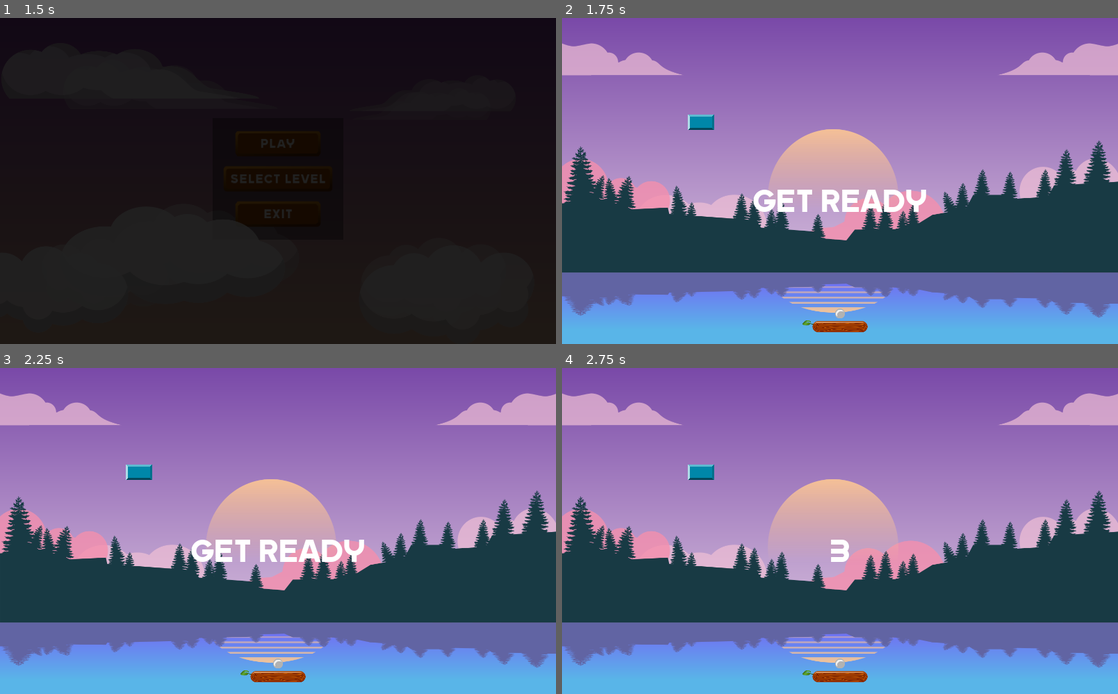
Above: before the commit, frames 1-4 (two rows, left to right).
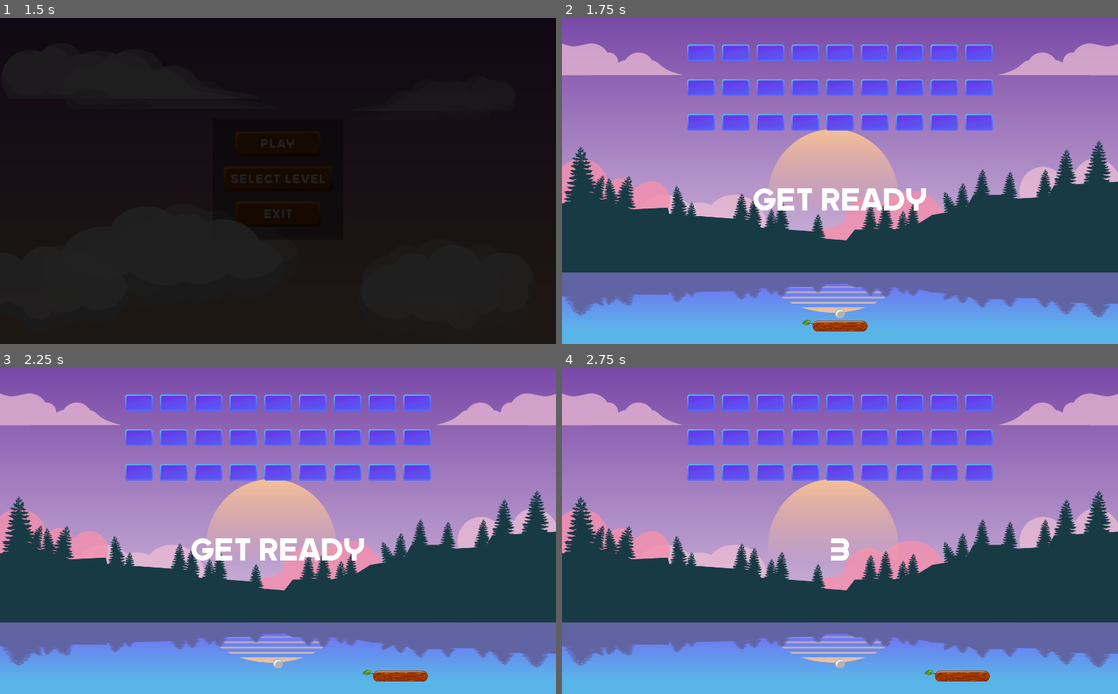
Above: after the commit, the same moments.

Repository: gruntworks/breakout
Game: Godot game, scene res://scenes/MainMenu.tscn
Same seed, same stepped clock (60 frames per second), same inputs: the game is played once before the commit and once after it. Sound files missing from this copy of the repository are replaced by a short silence.
Inputs (mouse positions are in pixels of both pictures, inside the frame that each line leads up to):
- Up to frame 1 (1.5 s): click "PLAY" at 0.5 s; click "PLAY" at 1.25 s
- Up to frame 2 (1.75 s): no input
- Up to frame 3 (2.25 s): tap Enter at 2 s; move the mouse to (400, 514) at 2.02 s; hold Right (ui_right) from 2.03 s (still down)
- Up to frame 4 (2.75 s): keep holding Right (ui_right)

Frame 1 is identical in both runs. In frame 2, 7.4% of the frame differs, in the area x 22-78%, y 8-97%; in frame 3, 7.9%; in frame 4, 7.6%.

Commit message:
Adds new bricks, handles player mouse movement

Diff:
--- a/levels/level_1.tscn
+++ b/levels/level_1.tscn
@@ -19,3 +19,107 @@
 [node name="Brick12" parent="Breakables" instance=ExtResource( 1 )]
 position = Vector2( 256, 192 )
 scale = Vector2( 3, 3 )
+
+[node name="Brick13" parent="Breakables" instance=ExtResource( 1 )]
+position = Vector2( 768, 192 )
+scale = Vector2( 3, 3 )
+
+[node name="Brick14" parent="Breakables" instance=ExtResource( 1 )]
+position = Vector2( 704, 192 )
+scale = Vector2( 3, 3 )
+
+[node name="Brick15" parent="Breakables" instance=ExtResource( 1 )]
+position = Vector2( 640, 192 )
+scale = Vector2( 3, 3 )
+
+[node name="Brick16" parent="Breakables" instance=ExtResource( 1 )]
+position = Vector2( 576, 192 )
+scale = Vector2( 3, 3 )
+
+[node name="Brick17" parent="Breakables" instance=ExtResource( 1 )]
+position = Vector2( 512, 192 )
+scale = Vector2( 3, 3 )
+
+[node name="Brick18" parent="Breakables" instance=ExtResource( 1 )]
+position = Vector2( 448, 192 )
+scale = Vector2( 3, 3 )
+
+[node name="Brick19" parent="Breakables" instance=ExtResource( 1 )]
+position = Vector2( 384, 192 )
+scale = Vector2( 3, 3 )
+
+[node name="Brick20" parent="Breakables" instance=ExtResource( 1 )]
+position = Vector2( 320, 192 )
+scale = Vector2( 3, 3 )
+
+[node name="Brick21" parent="Breakables" instance=ExtResource( 1 )]
+position = Vector2( 256, 128 )
+scale = Vector2( 3, 3 )
+
+[node name="Brick22" parent="Breakables" instance=ExtResource( 1 )]
+position = Vector2( 768, 128 )
+scale = Vector2( 3, 3 )
+
+[node name="Brick23" parent="Breakables" instance=ExtResource( 1 )]
+position = Vector2( 704, 128 )
+scale = Vector2( 3, 3 )
+
+[node name="Brick24" parent="Breakables" instance=ExtResource( 1 )]
+position = Vector2( 640, 128 )
+scale = Vector2( 3, 3 )
+
+[node name="Brick25" parent="Breakables" instance=ExtResource( 1 )]
+position = Vector2( 576, 128 )
+scale = Vector2( 3, 3 )
+
+[node name="Brick26" parent="Breakables" instance=ExtResource( 1 )]
+position = Vector2( 512, 128 )
+scale = Vector2( 3, 3 )
+
+[node name="Brick27" parent="Breakables" instance=ExtResource( 1 )]
+position = Vector2( 448, 128 )
+scale = Vector2( 3, 3 )
+
+[node name="Brick28" parent="Breakables" instance=ExtResource( 1 )]
+position = Vector2( 384, 128 )
+scale = Vector2( 3, 3 )
+
+[node name="Brick29" parent="Breakables" instance=ExtResource( 1 )]
+position = Vector2( 320, 128 )
+scale = Vector2( 3, 3 )
+
+[node name="Brick30" parent="Breakables" instance=ExtResource( 1 )]
+position = Vector2( 256, 64 )
+scale = Vector2( 3, 3 )
+
+[node name="Brick31" parent="Breakables" instance=ExtResource( 1 )]
+position = Vector2( 768, 64 )
+scale = Vector2( 3, 3 )
+
+[node name="Brick32" parent="Breakables" instance=ExtResource( 1 )]
+position = Vector2( 704, 64 )
+scale = Vector2( 3, 3 )
+
+[node name="Brick33" parent="Breakables" instance=ExtResource( 1 )]
+position = Vector2( 640, 64 )
+scale = Vector2( 3, 3 )
+
+[node name="Brick34" parent="Breakables" instance=ExtResource( 1 )]
+position = Vector2( 576, 64 )
+scale = Vector2( 3, 3 )
+
+[node name="Brick35" parent="Breakables" instance=ExtResource( 1 )]
+position = Vector2( 512, 64 )
+scale = Vector2( 3, 3 )
+
+[node name="Brick36" parent="Breakables" instance=ExtResource( 1 )]
+position = Vector2( 448, 64 )
+scale = Vector2( 3, 3 )
+
+[node name="Brick37" parent="Breakables" instance=ExtResource( 1 )]
+position = Vector2( 384, 64 )
+scale = Vector2( 3, 3 )
+
+[node name="Brick38" parent="Breakables" instance=ExtResource( 1 )]
+position = Vector2( 320, 64 )
+scale = Vector2( 3, 3 )
--- a/levels/level_1d.tscn
+++ /dev/null
@@ -1,125 +0,0 @@
-[gd_scene load_steps=3 format=2]
-
-[ext_resource path="res://scenes/Brick.tscn" type="PackedScene" id=1]
-[ext_resource path="res://assets/backgrounds/01.png" type="Texture" id=2]
-
-[node name="Level_1" type="Node2D"]
-
-[node name="TextureRect" type="TextureRect" parent="."]
-margin_right = 40.0
-margin_bottom = 40.0
-rect_scale = Vector2( 0.64, 0.666 )
-texture = ExtResource( 2 )
-__meta__ = {
-"_edit_use_anchors_": false
-}
-
-[node name="Breakables" type="Node2D" parent="."]
-
-[node name="Brick12" parent="Breakables" instance=ExtResource( 1 )]
-position = Vector2( 256, 192 )
-scale = Vector2( 3, 3 )
-
-[node name="Brick13" parent="Breakables" instance=ExtResource( 1 )]
-position = Vector2( 768, 192 )
-scale = Vector2( 3, 3 )
-
-[node name="Brick14" parent="Breakables" instance=ExtResource( 1 )]
-position = Vector2( 704, 192 )
-scale = Vector2( 3, 3 )
-
-[node name="Brick15" parent="Breakables" instance=ExtResource( 1 )]
-position = Vector2( 640, 192 )
-scale = Vector2( 3, 3 )
-
-[node name="Brick16" parent="Breakables" instance=ExtResource( 1 )]
-position = Vector2( 576, 192 )
-scale = Vector2( 3, 3 )
-
-[node name="Brick17" parent="Breakables" instance=ExtResource( 1 )]
-position = Vector2( 512, 192 )
-scale = Vector2( 3, 3 )
-
-[node name="Brick18" parent="Breakables" instance=ExtResource( 1 )]
-position = Vector2( 448, 192 )
-scale = Vector2( 3, 3 )
-
-[node name="Brick19" parent="Breakables" instance=ExtResource( 1 )]
-position = Vector2( 384, 192 )
-scale = Vector2( 3, 3 )
-
-[node name="Brick20" parent="Breakables" instance=ExtResource( 1 )]
-position = Vector2( 320, 192 )
-scale = Vector2( 3, 3 )
-
-[node name="Brick21" parent="Breakables" instance=ExtResource( 1 )]
-position = Vector2( 256, 128 )
-scale = Vector2( 3, 3 )
-
-[node name="Brick22" parent="Breakables" instance=ExtResource( 1 )]
-position = Vector2( 768, 128 )
-scale = Vector2( 3, 3 )
-
-[node name="Brick23" parent="Breakables" instance=ExtResource( 1 )]
-position = Vector2( 704, 128 )
-scale = Vector2( 3, 3 )
-
-[node name="Brick24" parent="Breakables" instance=ExtResource( 1 )]
-position = Vector2( 640, 128 )
-scale = Vector2( 3, 3 )
-
-[node name="Brick25" parent="Breakables" instance=ExtResource( 1 )]
-position = Vector2( 576, 128 )
-scale = Vector2( 3, 3 )
-
-[node name="Brick26" parent="Breakables" instance=ExtResource( 1 )]
-position = Vector2( 512, 128 )
-scale = Vector2( 3, 3 )
-
-[node name="Brick27" parent="Breakables" instance=ExtResource( 1 )]
-position = Vector2( 448, 128 )
-scale = Vector2( 3, 3 )
-
-[node name="Brick28" parent="Breakables" instance=ExtResource( 1 )]
-position = Vector2( 384, 128 )
-scale = Vector2( 3, 3 )
-
-[node name="Brick29" parent="Breakables" instance=ExtResource( 1 )]
-position = Vector2( 320, 128 )
-scale = Vector2( 3, 3 )
-
-[node name="Brick30" parent="Breakables" instance=ExtResource( 1 )]
-position = Vector2( 256, 64 )
-scale = Vector2( 3, 3 )
-
-[node name="Brick31" parent="Breakables" instance=ExtResource( 1 )]
-position = Vector2( 768, 64 )
-scale = Vector2( 3, 3 )
-
-[node name="Brick32" parent="Breakables" instance=ExtResource( 1 )]
-position = Vector2( 704, 64 )
-scale = Vector2( 3, 3 )
-
-[node name="Brick33" parent="Breakables" instance=ExtResource( 1 )]
-position = Vector2( 640, 64 )
-scale = Vector2( 3, 3 )
-
-[node name="Brick34" parent="Breakables" instance=ExtResource( 1 )]
-position = Vector2( 576, 64 )
-scale = Vector2( 3, 3 )
-
-[node name="Brick35" parent="Breakables" instance=ExtResource( 1 )]
-position = Vector2( 512, 64 )
-scale = Vector2( 3, 3 )
-
-[node name="Brick36" parent="Breakables" instance=ExtResource( 1 )]
-position = Vector2( 448, 64 )
-scale = Vector2( 3, 3 )
-
-[node name="Brick37" parent="Breakables" instance=ExtResource( 1 )]
-position = Vector2( 384, 64 )
-scale = Vector2( 3, 3 )
-
-[node name="Brick38" parent="Breakables" instance=ExtResource( 1 )]
-position = Vector2( 320, 64 )
-scale = Vector2( 3, 3 )
--- /dev/null
+++ b/levels/level_1t.tscn
@@ -0,0 +1,21 @@
+[gd_scene load_steps=3 format=2]
+
+[ext_resource path="res://scenes/Brick.tscn" type="PackedScene" id=1]
+[ext_resource path="res://assets/backgrounds/01.png" type="Texture" id=2]
+
+[node name="Level_1" type="Node2D"]
+
+[node name="TextureRect" type="TextureRect" parent="."]
+margin_right = 40.0
+margin_bottom = 40.0
+rect_scale = Vector2( 0.64, 0.666 )
+texture = ExtResource( 2 )
+__meta__ = {
+"_edit_use_anchors_": false
+}
+
+[node name="Breakables" type="Node2D" parent="."]
+
+[node name="Brick12" parent="Breakables" instance=ExtResource( 1 )]
+position = Vector2( 256, 192 )
+scale = Vector2( 3, 3 )
--- a/levels/level_2.tscn
+++ b/levels/level_2.tscn
@@ -16,6 +16,52 @@
 
 [node name="Breakables" type="Node2D" parent="."]
 
+[node name="Bubble" parent="Breakables" instance=ExtResource( 1 )]
+position = Vector2( 312, 112 )
+
+[node name="Bubble2" parent="Breakables" instance=ExtResource( 1 )]
+position = Vector2( 408, 112 )
+
+[node name="Bubble3" parent="Breakables" instance=ExtResource( 1 )]
+position = Vector2( 504, 112 )
+
+[node name="Bubble4" parent="Breakables" instance=ExtResource( 1 )]
+position = Vector2( 608, 112 )
+
+[node name="Bubble5" parent="Breakables" instance=ExtResource( 1 )]
+position = Vector2( 712, 112 )
+
+[node name="Bubble6" parent="Breakables" instance=ExtResource( 1 )]
+position = Vector2( 312, 192 )
+
+[node name="Bubble7" parent="Breakables" instance=ExtResource( 1 )]
+position = Vector2( 408, 192 )
+
+[node name="Bubble8" parent="Breakables" instance=ExtResource( 1 )]
+position = Vector2( 504, 192 )
+
+[node name="Bubble9" parent="Breakables" instance=ExtResource( 1 )]
+position = Vector2( 608, 192 )
+
+[node name="Bubble10" parent="Breakables" instance=ExtResource( 1 )]
+position = Vector2( 712, 192 )
+
 [node name="Bubble11" parent="Breakables" instance=ExtResource( 1 )]
 position = Vector2( 312, 272 )
 rotation = -0.0019838
+
+[node name="Bubble12" parent="Breakables" instance=ExtResource( 1 )]
+position = Vector2( 408, 272 )
+rotation = -0.0019838
+
+[node name="Bubble13" parent="Breakables" instance=ExtResource( 1 )]
+position = Vector2( 504, 272 )
+rotation = -0.0019838
+
+[node name="Bubble14" parent="Breakables" instance=ExtResource( 1 )]
+position = Vector2( 608, 272 )
+rotation = -0.0019838
+
+[node name="Bubble15" parent="Breakables" instance=ExtResource( 1 )]
+position = Vector2( 712, 272 )
+rotation = -0.0019838
--- a/levels/level_2d.tscn
+++ /dev/null
@@ -1,67 +0,0 @@
-[gd_scene load_steps=3 format=2]
-
-[ext_resource path="res://scenes/Bubble.tscn" type="PackedScene" id=1]
-[ext_resource path="res://assets/backgrounds/02.png" type="Texture" id=2]
-
-[node name="Level_2" type="Node2D"]
-
-[node name="TextureRect" type="TextureRect" parent="."]
-margin_right = 1600.0
-margin_bottom = 900.0
-rect_scale = Vector2( 0.64, 0.666 )
-texture = ExtResource( 2 )
-__meta__ = {
-"_edit_use_anchors_": false
-}
-
-[node name="Breakables" type="Node2D" parent="."]
-
-[node name="Bubble" parent="Breakables" instance=ExtResource( 1 )]
-position = Vector2( 312, 112 )
-
-[node name="Bubble2" parent="Breakables" instance=ExtResource( 1 )]
-position = Vector2( 408, 112 )
-
-[node name="Bubble3" parent="Breakables" instance=ExtResource( 1 )]
-position = Vector2( 504, 112 )
-
-[node name="Bubble4" parent="Breakables" instance=ExtResource( 1 )]
-position = Vector2( 608, 112 )
-
-[node name="Bubble5" parent="Breakables" instance=ExtResource( 1 )]
-position = Vector2( 712, 112 )
-
-[node name="Bubble6" parent="Breakables" instance=ExtResource( 1 )]
-position = Vector2( 312, 192 )
-
-[node name="Bubble7" parent="Breakables" instance=ExtResource( 1 )]
-position = Vector2( 408, 192 )
-
-[node name="Bubble8" parent="Breakables" instance=ExtResource( 1 )]
-position = Vector2( 504, 192 )
-
-[node name="Bubble9" parent="Breakables" instance=ExtResource( 1 )]
-position = Vector2( 608, 192 )
-
-[node name="Bubble10" parent="Breakables" instance=ExtResource( 1 )]
-position = Vector2( 712, 192 )
-
-[node name="Bubble11" parent="Breakables" instance=ExtResource( 1 )]
-position = Vector2( 312, 272 )
-rotation = -0.0019838
-
-[node name="Bubble12" parent="Breakables" instance=ExtResource( 1 )]
-position = Vector2( 408, 272 )
-rotation = -0.0019838
-
-[node name="Bubble13" parent="Breakables" instance=ExtResource( 1 )]
-position = Vector2( 504, 272 )
-rotation = -0.0019838
-
-[node name="Bubble14" parent="Breakables" instance=ExtResource( 1 )]
-position = Vector2( 608, 272 )
-rotation = -0.0019838
-
-[node name="Bubble15" parent="Breakables" instance=ExtResource( 1 )]
-position = Vector2( 712, 272 )
-rotation = -0.0019838
--- /dev/null
+++ b/levels/level_2t.tscn
@@ -0,0 +1,21 @@
+[gd_scene load_steps=3 format=2]
+
+[ext_resource path="res://scenes/Bubble.tscn" type="PackedScene" id=1]
+[ext_resource path="res://assets/backgrounds/02.png" type="Texture" id=2]
+
+[node name="Level_2" type="Node2D"]
+
+[node name="TextureRect" type="TextureRect" parent="."]
+margin_right = 1600.0
+margin_bottom = 900.0
+rect_scale = Vector2( 0.64, 0.666 )
+texture = ExtResource( 2 )
+__meta__ = {
+"_edit_use_anchors_": false
+}
+
+[node name="Breakables" type="Node2D" parent="."]
+
+[node name="Bubble11" parent="Breakables" instance=ExtResource( 1 )]
+position = Vector2( 312, 272 )
+rotation = -0.0019838
--- a/project.godot
+++ b/project.godot
@@ -26,6 +26,7 @@
 
 [display]
 
+window/size/fullscreen=true
 window/stretch/mode="2d"
 
 [gdnative]
--- a/scenes/Ball.tscn
+++ b/scenes/Ball.tscn
@@ -26,6 +26,6 @@
 
 [node name="BallHitAudio" type="AudioStreamPlayer" parent="."]
 stream = ExtResource( 3 )
-volume_db = 1.0
+volume_db = -5.0
 mix_target = 2
 [connection signal="screen_exited" from="VisibilityNotifier2D" to="." method="_on_VisibilityNotifier2D_screen_exited"]
--- a/scenes/Brick.tscn
+++ b/scenes/Brick.tscn
@@ -1,8 +1,21 @@
-[gd_scene load_steps=5 format=2]
+[gd_scene load_steps=11 format=2]
 
-[ext_resource path="res://assets/brick.01.png" type="Texture" id=1]
-[ext_resource path="res://assets/sound/brick_hit.wav" type="AudioStream" id=4]
+[ext_resource path="res://assets/Brick01/brick01.6.png" type="Texture" id=1]
+[ext_resource path="res://assets/Brick01/brick01.1.png" type="Texture" id=2]
+[ext_resource path="res://assets/Brick01/brick01.5.png" type="Texture" id=3]
+[ext_resource path="res://assets/sound/brick_poof.wav" type="AudioStream" id=4]
+[ext_resource path="res://assets/Brick01/brick01.2.png" type="Texture" id=5]
+[ext_resource path="res://assets/Brick01/brick01.3.png" type="Texture" id=6]
+[ext_resource path="res://assets/Brick01/brick01.4.png" type="Texture" id=7]
 [ext_resource path="res://scripts/destructible.gd" type="Script" id=8]
+
+[sub_resource type="SpriteFrames" id=2]
+animations = [ {
+"frames": [ ExtResource( 2 ), ExtResource( 5 ), ExtResource( 6 ), ExtResource( 7 ), ExtResource( 3 ), ExtResource( 1 ) ],
+"loop": true,
+"name": "default",
+"speed": 18.0
+} ]
 
 [sub_resource type="RectangleShape2D" id=1]
 extents = Vector2( 8.24607, 5.19242 )
@@ -12,11 +25,12 @@
 script = ExtResource( 8 )
 audio_on_destroy = ExtResource( 4 )
 
-[node name="Texture" type="Sprite" parent="."]
-scale = Vector2( 0.159616, 0.159616 )
-texture = ExtResource( 1 )
+[node name="Animation" type="AnimatedSprite" parent="."]
+scale = Vector2( 0.044364, 0.044364 )
+frames = SubResource( 2 )
 
 [node name="BodyCollision" type="CollisionShape2D" parent="."]
 shape = SubResource( 1 )
 
 [node name="onDestroyAudio" type="AudioStreamPlayer" parent="."]
+volume_db = -3.0
--- a/scenes/Bubble.tscn
+++ b/scenes/Bubble.tscn
@@ -1,7 +1,7 @@
 [gd_scene load_steps=10 format=2]
 
 [ext_resource path="res://assets/Bubble/bubble.2.01.png" type="Texture" id=1]
-[ext_resource path="res://assets/sound/water_bubble.ogg" type="AudioStream" id=2]
+[ext_resource path="res://assets/sound/bubble_pop.wav" type="AudioStream" id=2]
 [ext_resource path="res://assets/Bubble/bubble.2.05.png" type="Texture" id=3]
 [ext_resource path="res://assets/Bubble/bubble.2.04.png" type="Texture" id=4]
 [ext_resource path="res://assets/Bubble/bubble.2.02.png" type="Texture" id=5]
--- a/scenes/Main.tscn
+++ b/scenes/Main.tscn
@@ -20,6 +20,7 @@
 [node name="GameMenu" parent="." instance=ExtResource( 4 )]
 
 [node name="Walls" type="StaticBody2D" parent="."]
+z_index = 11
 collision_layer = 2147483649
 
 [node name="CollisionPolygon2D" type="CollisionPolygon2D" parent="Walls"]
@@ -51,9 +52,9 @@
 anchor_right = 0.5
 anchor_bottom = 0.5
 margin_left = -512.0
-margin_top = -258.0
+margin_top = -260.0
 margin_right = 512.0
-margin_bottom = 342.0
+margin_bottom = 340.0
 custom_fonts/font = SubResource( 1 )
 text = "Get Ready"
 align = 1
--- a/scenes/Player.tscn
+++ b/scenes/Player.tscn
@@ -15,7 +15,7 @@
 scale = Vector2( 0.380753, 0.380753 )
 texture = ExtResource( 1 )
 
-[node name="CollisionShape2D" type="CollisionShape2D" parent="."]
+[node name="BodyCollision" type="CollisionShape2D" parent="."]
 rotation = 1.5708
 scale = Vector2( 1.32, 1.32 )
 shape = SubResource( 1 )
--- a/scripts/ball.gd
+++ b/scripts/ball.gd
@@ -7,14 +7,14 @@
 func _ready() -> void:
 	direction = Vector2(-200, -300) * speed
 
-func _process(delta) -> void:
+func _physics_process(delta) -> void:
 	if(!get_parent().game_over and get_parent().game_running ):
 		var collision = move_and_collide(direction * delta)
 
 		if collision:
-#			var reflect = collision.remainder.bounce(collision.normal)
+			var reflect = collision.remainder.bounce(collision.normal)
 			direction = direction.bounce(collision.normal)
-#			move_and_collide(reflect)
+			move_and_collide(reflect)
 			if(collision.collider.name == "Walls" || collision.collider.name == "Player"):
 				$BallHitAudio.play()
 			if(collision and collision.collider.has_method("destroyItem")):
--- a/scripts/destructible.gd
+++ b/scripts/destructible.gd
@@ -11,8 +11,9 @@
 	if get_node_or_null("Animation"):
 		$Animation.play()
 		yield($Animation, "animation_finished")
+		$Animation.hide()
+		yield($onDestroyAudio,"finished")
 	else:
 		$Texture.hide()
 		yield($onDestroyAudio, "finished")
-
 	queue_free()
--- a/scripts/game_over_menu.gd
+++ b/scripts/game_over_menu.gd
@@ -10,6 +10,7 @@
 
 func _input(_event) -> void:
 	if Input.is_key_pressed(KEY_ESCAPE) and !menu_opened:
+		Input.set_mouse_mode(Input.MOUSE_MODE_VISIBLE)
 		get_tree().paused = true
 		display_pause_menu()
 
@@ -18,10 +19,12 @@
 	get_tree().quit()
 
 func _on_PlayAgainButton_pressed() -> void:
+	yield($ButtonClickAudio, "finished")
 	if get_tree().reload_current_scene() != OK:
 		print("Current Scene reload failed")
 
 func _on_ResumeButton_pressed() -> void:
+	Input.set_mouse_mode(Input.MOUSE_MODE_HIDDEN)
 	hide_menu()
 	get_tree().paused = false
 
@@ -45,6 +48,7 @@
 	$Menu.hide()
 
 func display_game_over_menu() -> void:
+	Input.set_mouse_mode(Input.MOUSE_MODE_VISIBLE)
 	menu_opened = true
 	$Menu.show()
 	$Menu/CenterContainer/VBoxContainer/NextLevelButton.hide()
@@ -55,6 +59,7 @@
 	$Menu/CenterContainer/VBoxContainer/ExitButton.show()
 
 func display_pause_menu() -> void:
+	Input.set_mouse_mode(Input.MOUSE_MODE_VISIBLE)
 	menu_opened = true
 	$Menu.show()
 	$Menu/CenterContainer/VBoxContainer/NextLevelButton.hide()
@@ -64,6 +69,7 @@
 	$Menu/CenterContainer/VBoxContainer/ExitButton.show()
 
 func display_level_cleared_menu() -> void:
+	Input.set_mouse_mode(Input.MOUSE_MODE_VISIBLE)
 	menu_opened = true
 	$Menu.show()
 	$Menu/CenterLabel/LevelPassed.show()
--- a/scripts/main.gd
+++ b/scripts/main.gd
@@ -6,6 +6,7 @@
 
 func _ready() -> void:
 	$Levels.add_child(LOADER.get_level())
+	Input.set_mouse_mode(Input.MOUSE_MODE_HIDDEN)
 	game_running = false
 	$CountdownTimer.start()
 
@@ -41,6 +42,7 @@
 	$Ball.reset_vector()
 	$Player.position = Vector2(512, 568)
 	game_over = false
+	Input.set_mouse_mode(Input.MOUSE_MODE_HIDDEN)
 	$CountdownTimer.start()
 	$GameMenu.hide_menu()
 	$CountdownLabel.show()
--- a/scripts/main_menu.gd
+++ b/scripts/main_menu.gd
@@ -4,6 +4,7 @@
 export var cloud_move_multiplier: int = 50
 
 func _ready():
+	Input.set_mouse_mode(Input.MOUSE_MODE_VISIBLE)
 	clouds_offset = $CloudsNode.position
 	_offset_clouds(get_viewport().get_mouse_position()) #Avoid movement glitch
 
--- a/scripts/player.gd
+++ b/scripts/player.gd
@@ -2,19 +2,38 @@
 
 var speed: int
 var direction: KinematicCollision2D
+var viewport_size: Vector2
+var player_size: Vector2
+var player_scale: Vector2
+var player_y_pos: float
 
 func _ready() -> void:
 	speed = 600
+	viewport_size = get_viewport().size
+	player_size = $Sprite.texture.get_size()
+	player_scale = $Sprite.scale
+	player_y_pos = $Sprite.global_position.y
 
 func _process(delta) -> void:
-	if not get_parent().game_over && get_parent().game_running:
-		var velocity: Vector2 = Vector2()
-		direction = move_and_collide(velocity)
-		if Input.is_action_pressed("ui_right"):
-			velocity.x += 1
-		if Input.is_action_pressed("ui_left"):
-			velocity.x -= 1
-		if velocity.length() > 0:
-			velocity = velocity * speed
+	if not get_parent().game_over:
+		# ARROW MOVEMENT
+#		var velocity: Vector2 = Vector2()
+#		direction = move_and_collide(velocity)
+#		if Input.is_action_pressed("ui_right"):
+#			velocity.x += 1
+#		if Input.is_action_pressed("ui_left"):
+#			velocity.x -= 1
+#		if velocity.length() > 0:
+#			velocity = velocity * speed
+#		position += velocity * delta
 
-		position += velocity * delta
+		# MOUSE MOVEMENT > only way of the control at the moment...
+		position.x = get_viewport().get_mouse_position().x
+		if position.x < (player_size.x * player_scale.x) / 2:
+			# Set the player to the start of the screen
+			position.x = player_size.x * player_scale.x / 2 + 10
+		if position.x > viewport_size.x - (player_size.x * player_scale.x) / 2:
+			# Set the player to the end of the screen
+			position.x = viewport_size.x - (player_size.x * player_scale.x / 2) + 10
+		# Keep the Y position always the same
+		position.y = player_y_pos
Binary file added: assets/Brick01/brick01.1.png
Not shown, added: assets/Brick01/brick01.1.png.import
Binary file added: assets/Brick01/brick01.2.png
Not shown, added: assets/Brick01/brick01.2.png.import
Binary file added: assets/Brick01/brick01.3.png
Not shown, added: assets/Brick01/brick01.3.png.import
Binary file added: assets/Brick01/brick01.4.png
Not shown, added: assets/Brick01/brick01.4.png.import
Binary file added: assets/Brick01/brick01.5.png
Not shown, added: assets/Brick01/brick01.5.png.import
Binary file added: assets/Brick01/brick01.6.png
Not shown, added: assets/Brick01/brick01.6.png.import
(and 8 more such lines)
